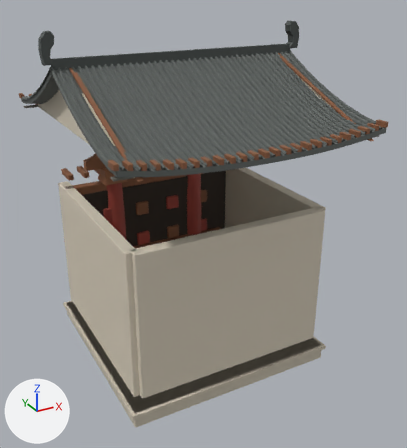
Before and after pictures for a commit that changed the glTF model assets/kit/architecture/shop-shijing.glb.
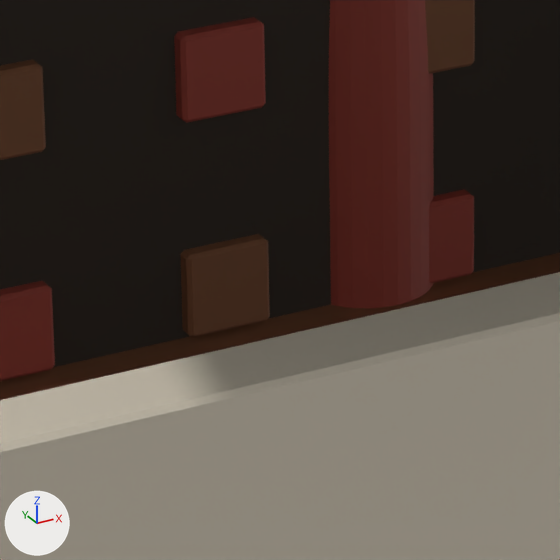
Each version appears first whole from a 50 mm camera at (-4.39, -8.71, 6.76) aimed at (0.22, -0.32, 2.57), and next in a close-up on the part from 35% to 54% of the width and 43% to 60% of the height. Lighting does not change. The marker at lower left points along +X, +Y and +Z. The older version's two pictures come first. Vertices at exactly the same position are counted once.

Objects in the first close-up: 'shop_shijing'.
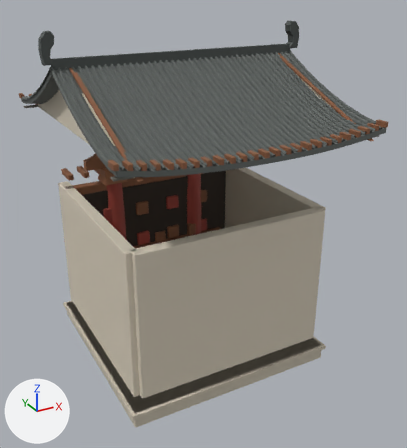
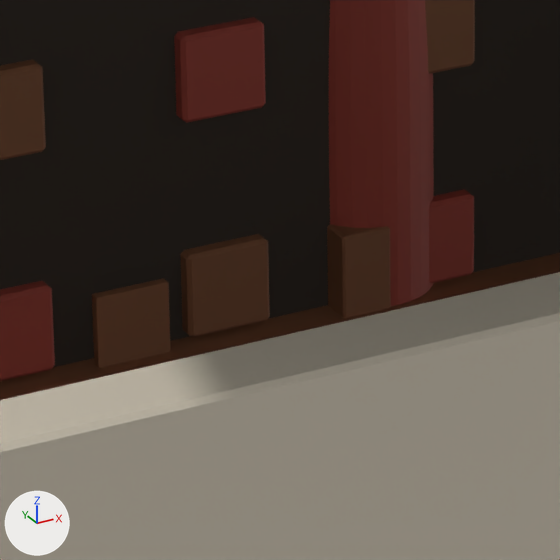
What differs and where, as boxes (x1, y1, x2, y2) in the close-ups (560 x 560 px):
```json
{"part": 1, "of": "me_shop_shijing_plinth_base", "change": "added", "after": [92, 278, 171, 368], "on screen": "brown"}
{"part": 2, "of": "me_shop_shijing_plinth_base", "change": "added", "after": [327, 224, 391, 318], "on screen": "brown"}
```

Scene script edits in JSON lines:
```json
{"block": "me_shop_shijing_plinth_base", "where": "# used by ob_shop_shijing; location = (0.0, 0.0, 0.147)"}
{"op": "remove", "block": "me_shop_shijing_plinth_base", "code": "me_shop_shijing_plinth_base.from_pydata(...)  # 11149 vertices, 19366 faces; spans x -2.34..2.34, y -2.6..2.64, z -0.15..5.89"}
{"op": "add", "block": "me_shop_shijing_plinth_base", "code": "me_shop_shijing_plinth_base.from_pydata(...)  # 11317 vertices, 19674 faces; spans x -2.34..2.34, y -2.6..2.64, z -0.15..5.89"}
{"block": "me_shop_shijing_plinth_base", "change": "me_shop_shijing_plinth_base part 1: the loose piece of 24 vertices spanning x -1.41..1.41, y 1.34..1.42, z 1.16..1.6 is copied, and the copy is scaled about its middle by (0.0805, 0.439, 0.94), then moved by (0.04, -0.15, 0.1); it spans x -0.08..0.15, y 1.22..1.25, z 1.28..1.69"}
{"block": "me_shop_shijing_plinth_base", "change": "me_shop_shijing_plinth_base part 2: the loose piece of 24 vertices spanning x 0.22..0.48, y 1.23..1.53, z 1.48..1.75 is copied, and the copy is scaled about its middle by (0.603, 0.365, 1.62), then moved by (0.42, -0.15, -0.09); it spans x 0.7..0.85, y 1.18..1.29, z 1.32..1.73"}
{"block": "me_shop_shijing_plinth_base", "change": "other edits to the shape of me_shop_shijing_plinth_base do not show in these pictures"}
```
